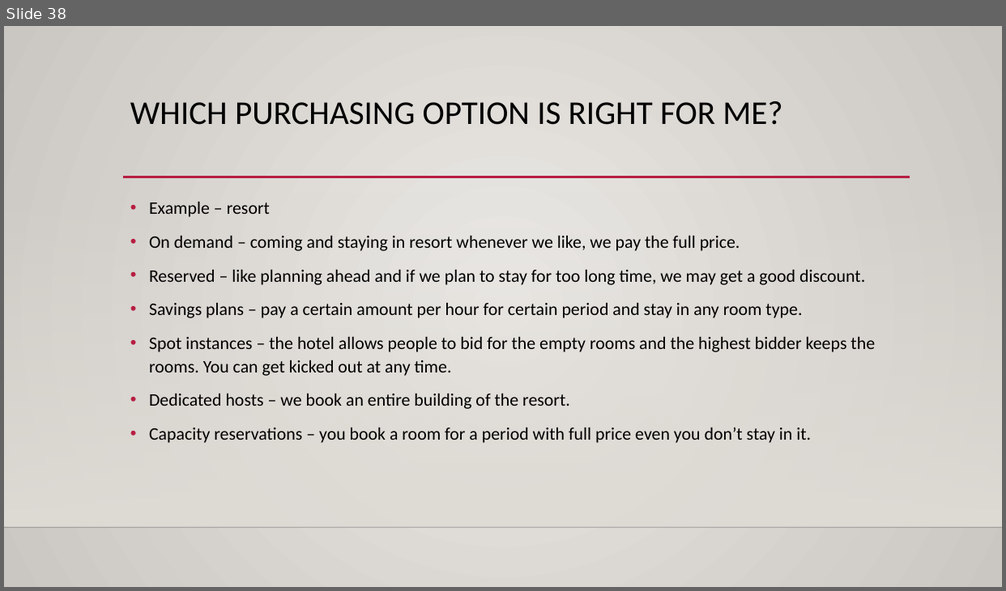
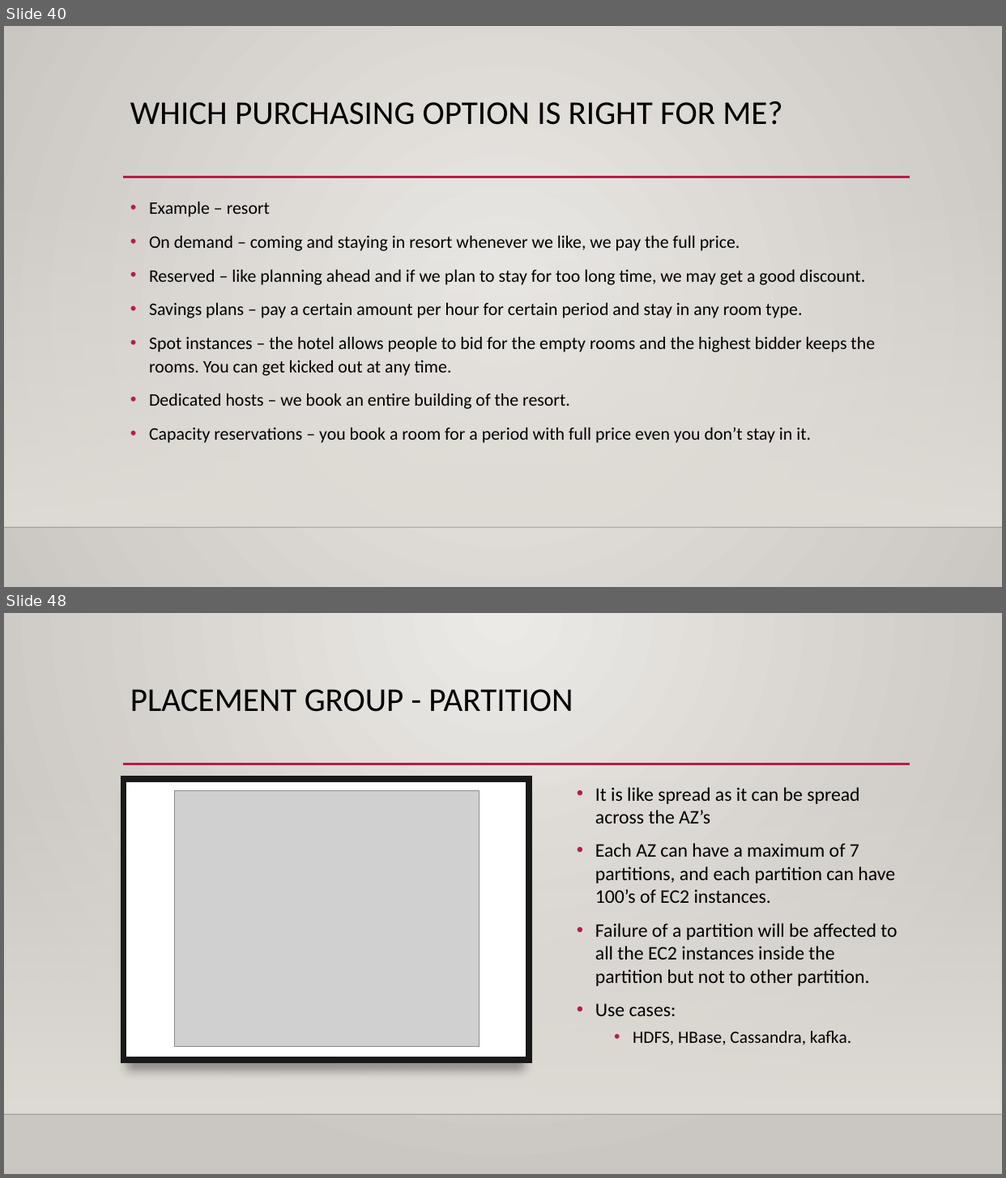
Before and after one commit to kushalnaidu007/AWS-Solution-Architect, a slide deck: AWS-SAA.pptx. Shown one above the other, each under a label of ours: slide 38 before the commit, slides 40 and 48 after it; the slides between them are not shown. The pictures are 1006x591 and 1006x1178 pixels, drawn with LibreOffice and Linux fonts; fonts in the diff are those of the drawing; grey boxes stand for pictures; background and template pictures are left out. Boxes give left, top, right and bottom in pixels: in the first picture for what was removed or moved away, otherwise in the second. Text is boxed around its words. In the diff, an @@ line names an element or a change of style, - is before the commit and + after.

Commit message:
Added EC2 and EBS
Added more information about EC2 instances and also overview of EBS.

```diff
--- a/AWS-SAA.pptx
+++ b/AWS-SAA.pptx
@@ slide 48 added at box(4, 613, 1002, 1174), background gradient #ECEAE7 to #CAC7C1; not listed: 3 template elements that a slide beside it also shows @@
@@ title added at box(130, 689, 573, 712), 32 pt, text #000000 @@
+PLACEMENT GROUP - PARTITION
@@ rectangle added at box(124, 777, 530, 1061), fill gradient #000001 to #191919 @@
@@ rectangle added at box(124, 779, 530, 1061), fill #FFFFFF, outline #191919 6 pt @@
@@ picture added at box(175, 791, 479, 1047) @@
@@ text added at box(595, 787, 897, 1046), 18.5 pt, text #000000 @@
+• It is like spread as it can be spread across the AZ’s
+• Each AZ can have a maximum of 7 partitions, and each partition can have 100’s of EC2 instances.
+• Failure of a partition will be affected to all the EC2 instances inside the partition but not to other partition.
+• Use cases:
+  • HDFS, HBase, Cassandra, kafka.
@@ what was slide 38 is now slide 40 @@
```
Also in this commit, not shown: 13 other slides added.
